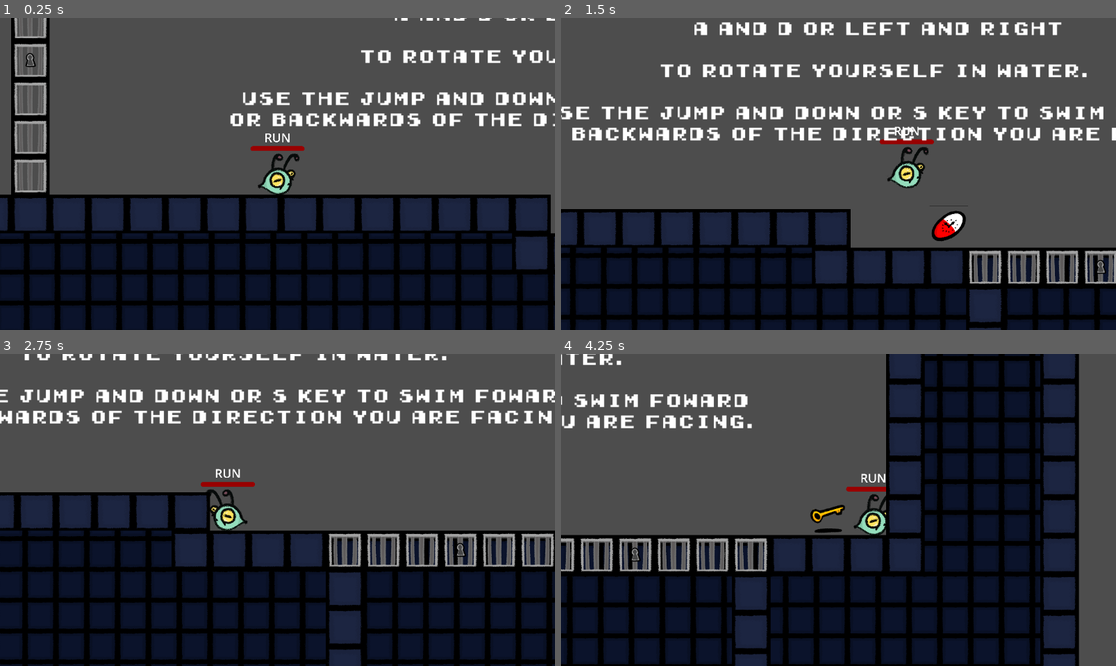
Above: before the commit, frames 1-4 (two rows, left to right).
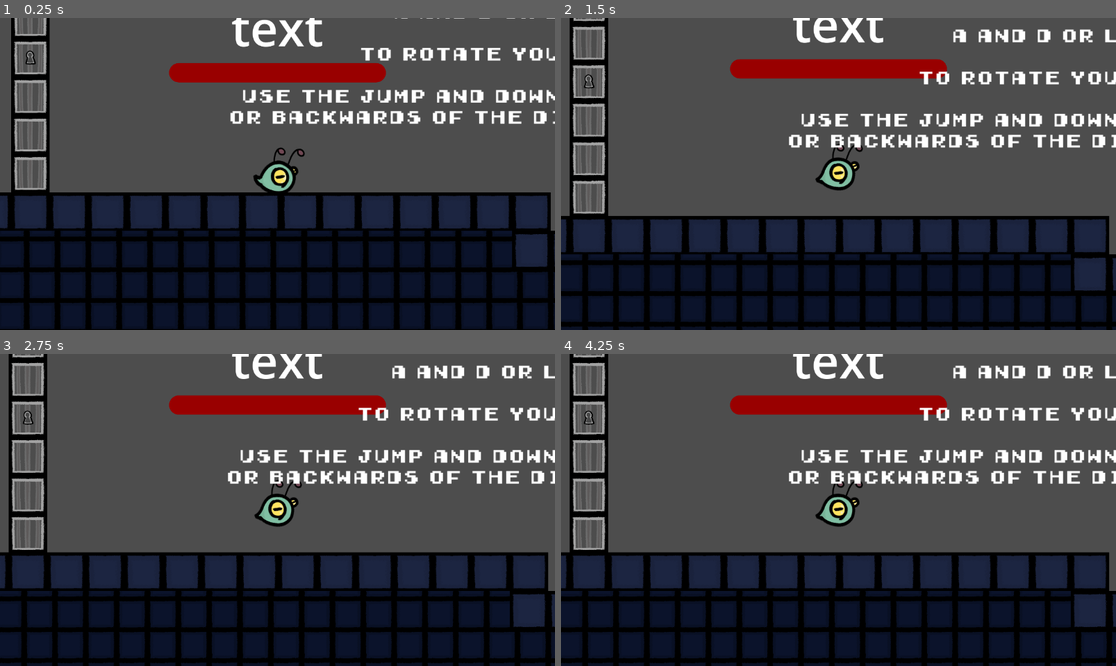
Above: after the commit, the same moments.

Repository: alexeiMikhail/evo
Game: Godot game, scene res://level_1.tscn
The game is run twice, just before and just after one commit, with the same random seed, the same clock (stepped at 60 frames per second) and the same inputs. This scene is started directly instead of the project's main scene.
Inputs:
- Up to frame 1 (0.25 s): no input
- Up to frame 2 (1.5 s): tap Space at 0.5, 1.25 s; hold Right (move_right) from 0.53 s (still down); tap Shift (dash) at 0.6, 1.35 s; tap Up (jump) at 0.77 s
- Up to frame 3 (2.75 s): tap Up (jump) at 1.52 s; tap Space at 2 s; release Right (move_right) at 2.03 s; hold Left (move_left) from 2.03 s (still down); tap Shift (dash) at 2.1 s
- Up to frame 4 (4.25 s): tap Space at 2.75, 3.5 s; release Left (move_left) at 2.78 s; hold Right (move_right) from 2.78 s (still down); tap Shift (dash) at 2.85, 3.6 s; tap Up (jump) at 3.02, 3.77 s

The runs differ from the first frame. In frame 1, 14% of the frame differs, in the area x 0-100%, y 0-100%; in frame 2, 39%; in frame 3, 35%; in frame 4, 54%.
Error after the commit: Trying to assign value of type 'AnimatedSprite2D' to a variable of type 'Sprite2D'. (res://alien.gd:6)

Commit message:
Add swim animation to alien

Diff:
--- a/alien.tscn
+++ b/alien.tscn
@@ -1,10 +1,39 @@
-[gd_scene load_steps=6 format=3 uid="uid://djurd6bltqyom"]
+[gd_scene load_steps=10 format=3 uid="uid://djurd6bltqyom"]
 
 [ext_resource type="Script" path="res://alien.gd" id="1_qk2m3"]
-[ext_resource type="Texture2D" uid="uid://nlrlm64pfdcj" path="res://assets/asset_tad.png" id="1_wyydx"]
+[ext_resource type="Texture2D" uid="uid://djsdv6jugy4ab" path="res://assets/spritesheet.png" id="2_eyvl2"]
+
+[sub_resource type="AtlasTexture" id="AtlasTexture_u6tm7"]
+atlas = ExtResource("2_eyvl2")
+region = Rect2(0, 0, 258, 258)
+
+[sub_resource type="AtlasTexture" id="AtlasTexture_mabye"]
+atlas = ExtResource("2_eyvl2")
+region = Rect2(258, 0, 258, 258)
+
+[sub_resource type="AtlasTexture" id="AtlasTexture_ld3ie"]
+atlas = ExtResource("2_eyvl2")
+region = Rect2(0, 258, 258, 258)
+
+[sub_resource type="SpriteFrames" id="SpriteFrames_hw111"]
+animations = [{
+"frames": [{
+"duration": 1.0,
+"texture": SubResource("AtlasTexture_u6tm7")
+}, {
+"duration": 1.0,
+"texture": SubResource("AtlasTexture_mabye")
+}, {
+"duration": 1.0,
+"texture": SubResource("AtlasTexture_ld3ie")
+}],
+"loop": true,
+"name": &"swim",
+"speed": 8.0
+}]
 
 [sub_resource type="CircleShape2D" id="CircleShape2D_wy5bg"]
-radius = 210.0
+radius = 60.8276
 
 [sub_resource type="StyleBoxFlat" id="StyleBoxFlat_m0j7v"]
 bg_color = Color(0.6, 0, 0, 1)
@@ -21,15 +50,18 @@
 corner_radius_bottom_left = 100
 
 [node name="Alien" type="CharacterBody2D"]
-scale = Vector2(0.1, 0.1)
+scale = Vector2(0.4, 0.4)
 script = ExtResource("1_qk2m3")
 
-[node name="Sprite2D" type="Sprite2D" parent="."]
+[node name="Sprite2D" type="AnimatedSprite2D" parent="."]
 unique_name_in_owner = true
-texture = ExtResource("1_wyydx")
+sprite_frames = SubResource("SpriteFrames_hw111")
+animation = &"swim"
+autoplay = "swim"
+frame_progress = 0.758892
 
 [node name="CollisionShape2D" type="CollisionShape2D" parent="."]
-position = Vector2(0, 120)
+position = Vector2(0, 1.52588e-05)
 shape = SubResource("CircleShape2D_wy5bg")
 
 [node name="ProgressBar" type="ProgressBar" parent="."]
--- a/evo_pellet.gd
+++ b/evo_pellet.gd
@@ -1,11 +1,9 @@
 class_name EvoPellet
 extends Area2D
-
 
 
 func _on_body_entered(body: Node2D) -> void:
 	if body is Alien:
 		var alien = body
 		#alien.pick_up_evopellet()
-		pass
 	queue_free()
Binary file added: assets/spritesheet.png
Not shown, added: assets/spritesheet.png.import
